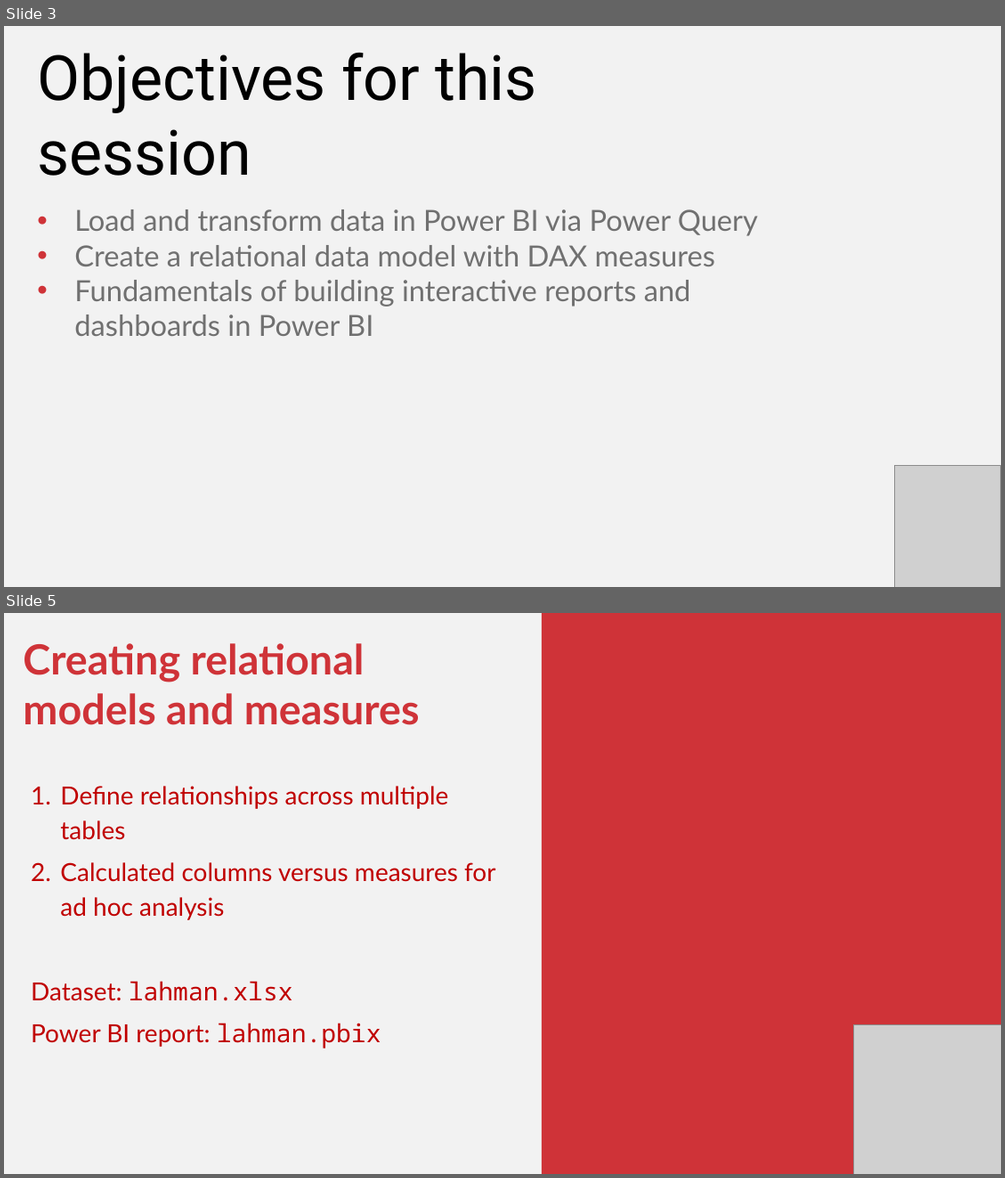
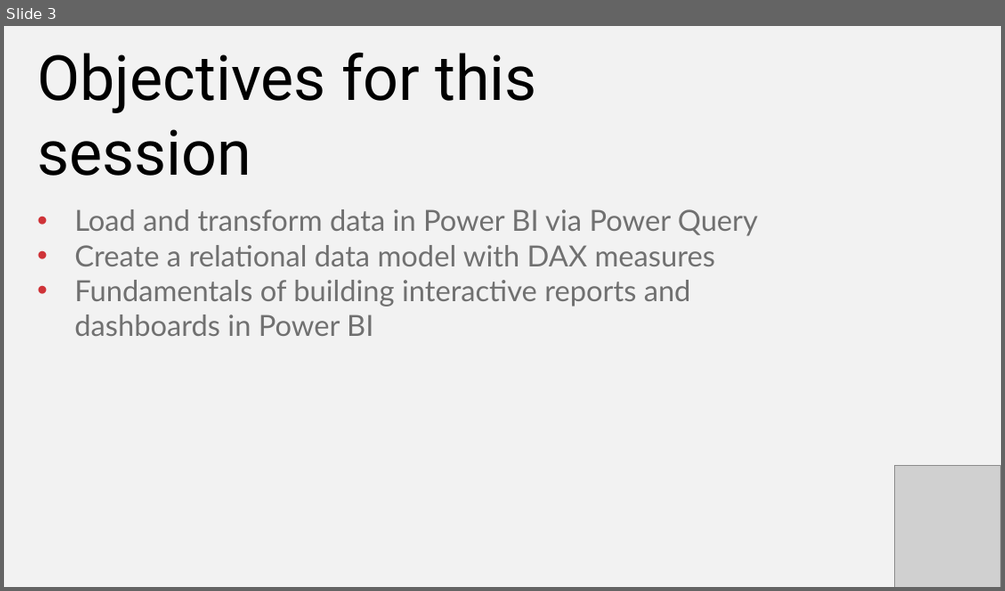
Before and after one commit to stringfestdata/first-steps-power-bi-for-excel-users, a slide deck: first-steps-with-power-bi-for-excel-users.pptx. Shown one above the other, each under a label of ours: slides 3 and 5 before the commit, slide 3 after it; the slides between them are not shown. The pictures are 1005x1178 and 1005x591 pixels, drawn with LibreOffice and Linux fonts; fonts in the diff are those of the drawing; grey boxes stand for pictures. Boxes give left, top, right and bottom in pixels: in the first picture for what was removed or moved away, otherwise in the second. Text is boxed around its words. In the diff, an @@ line names an element or a change of style, - is before the commit and + after.

```diff
--- a/first-steps-with-power-bi-for-excel-users.pptx
+++ b/first-steps-with-power-bi-for-excel-users.pptx
@@ slide 5 removed at (4, 613, 1001, 1174), background #F2F2F2 @@
@@ rectangle removed at (542, 613, 1001, 1174) @@
@@ text removed at (23, 643, 495, 1048) @@
-Creating relational models and measures
-1. Define relationships across multiple tables
-2. Calculated columns versus measures for ad hoc analysis
-Dataset: lahman.xlsx
-Power BI report: lahman.pbix
@@ picture removed at (853, 1024, 1001, 1174) @@
```
Also in this commit, not shown: 3 slides changed, 2 slides added, 20 other files.
